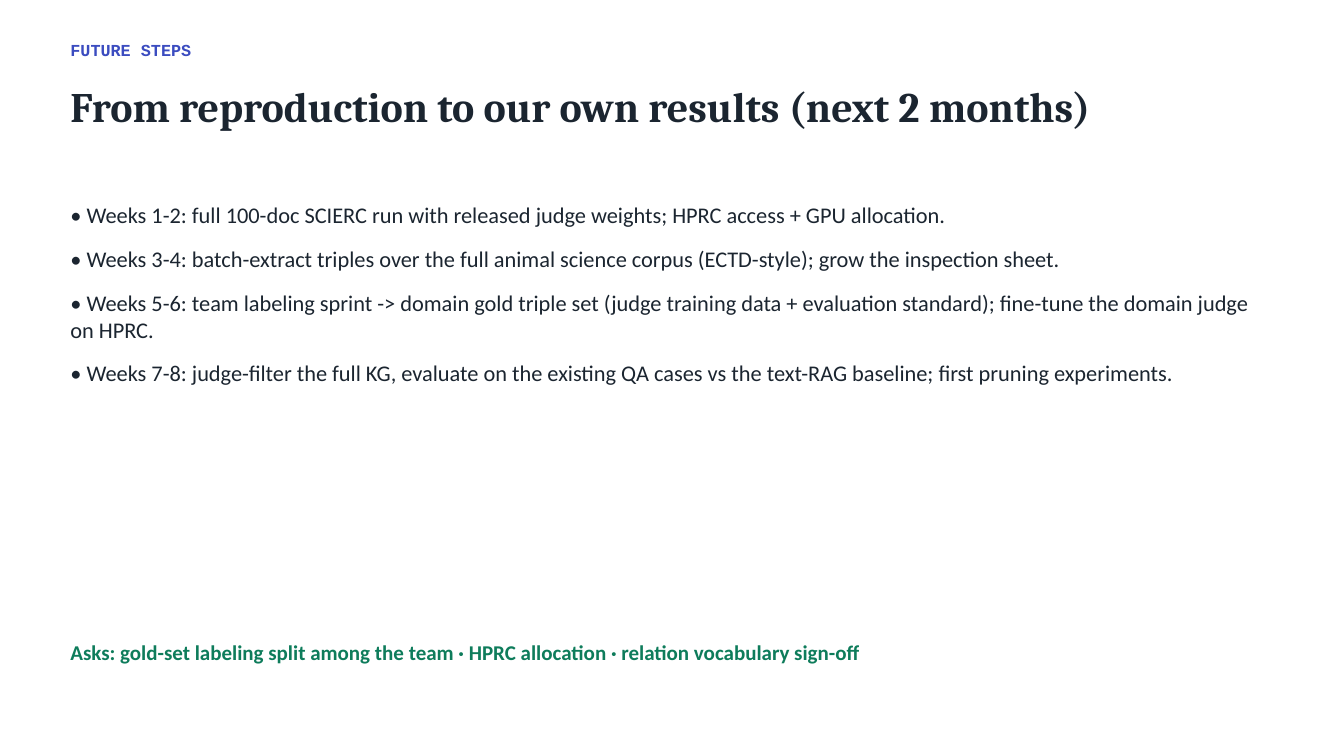
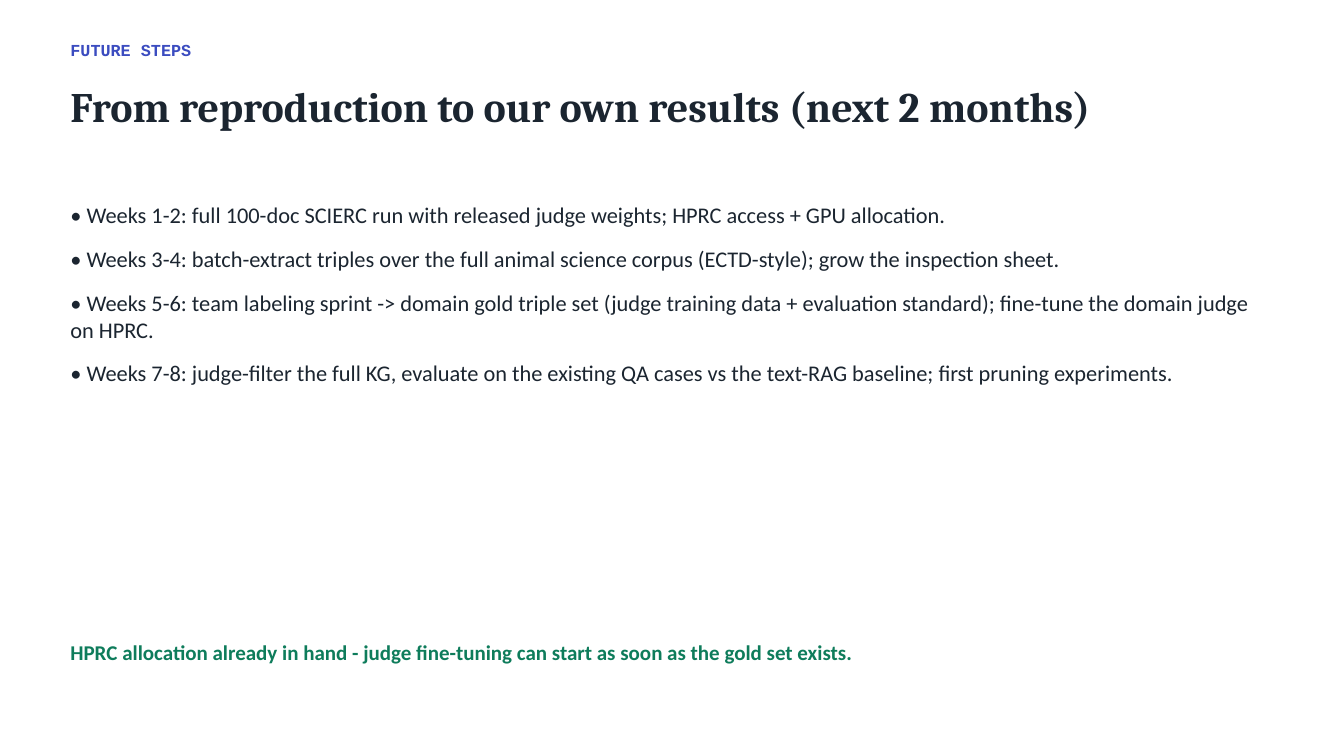
Before and after one commit to ssrikar1503/directed-studies-kgcompass, a slide deck: slide 6 of KGCompass_Progress_Short.pptx. Drawn at 1344x756 pixels with LibreOffice and Linux fonts; fonts in the diff are those of the drawing. Boxes give left, top, right and bottom in pixels: in the first picture for what was removed or moved away, otherwise in the second. Text is boxed around its words. In the diff, an @@ line names an element or a change of style, - is before the commit and + after.

Commit message:
Use Prof. Tao's architecture visual; drop asks (HPRC allocation in hand)

```diff
--- a/KGCompass_Progress_Short.pptx
+++ b/KGCompass_Progress_Short.pptx
@@ text at [70, 645, 851, 664]: text changed @@
-Asks: gold-set labeling split among the team · HPRC allocation · relation vocabulary sign-off
+HPRC allocation already in hand - judge fine-tuning can start as soon as the gold set exists.
```
Also in this commit, not shown: 1 other slide changed.
